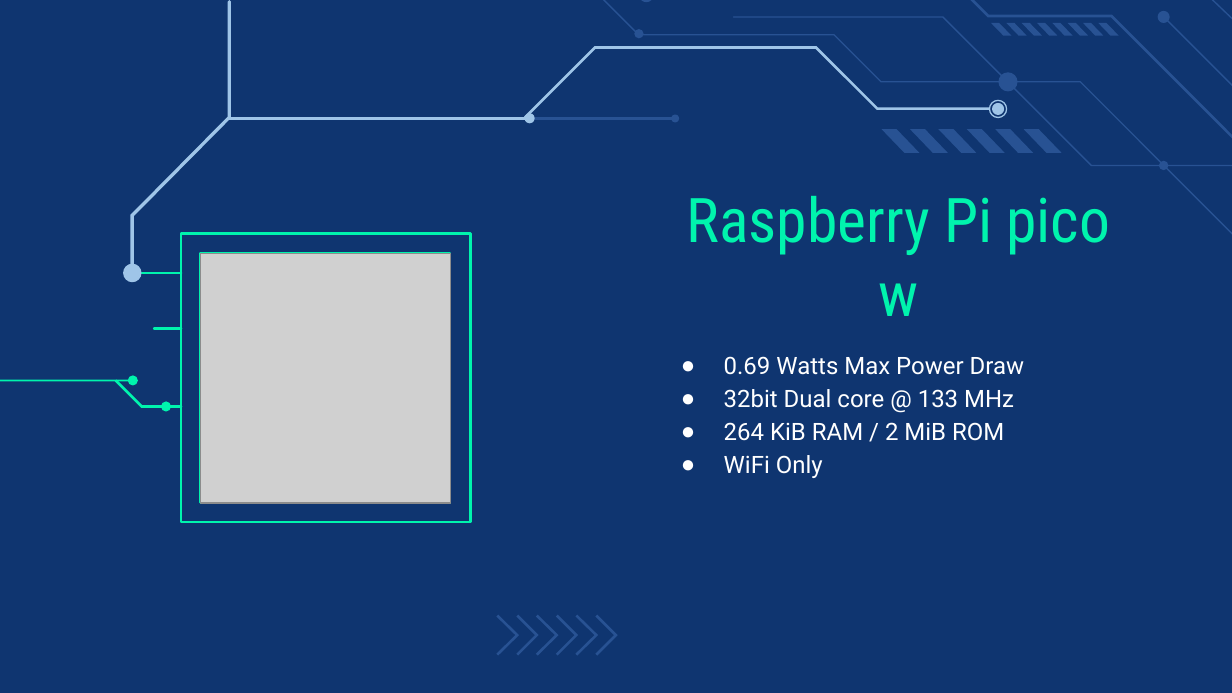
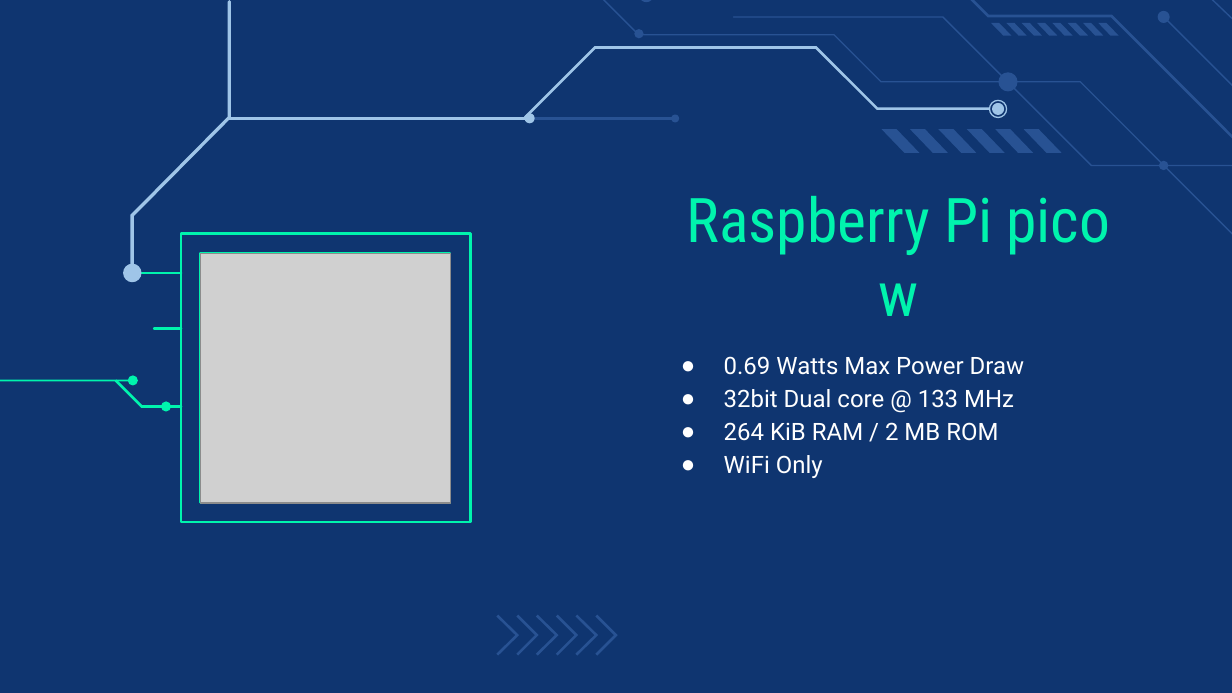
Before and after one commit to Hanover-CS/HC23-Isaac-Bevis-Senior-Project, a slide deck: slide 8 of Presentation/CS461 Proposal.pptx (slide 6 before the commit). Drawn at 1232x693 pixels with LibreOffice and Linux fonts; fonts in the diff are those of the drawing; grey boxes stand for pictures. Boxes give left, top, right and bottom in pixels: in the first picture for what was removed or moved away, otherwise in the second. Text is boxed around its words. In the diff, an @@ line names an element or a change of style, - is before the commit and + after.

```diff
--- a/Presentation/CS461 Proposal.pptx
+++ b/Presentation/CS461 Proposal.pptx
@@ subtitle at [724,422,998,441]: text changed @@
-● 264 KiB RAM / 2 MiB ROM
+● 264 KiB RAM / 2 MB ROM
```
Also in this commit, not shown: 1 other slide changed, 2 slides added, 1 other file.
